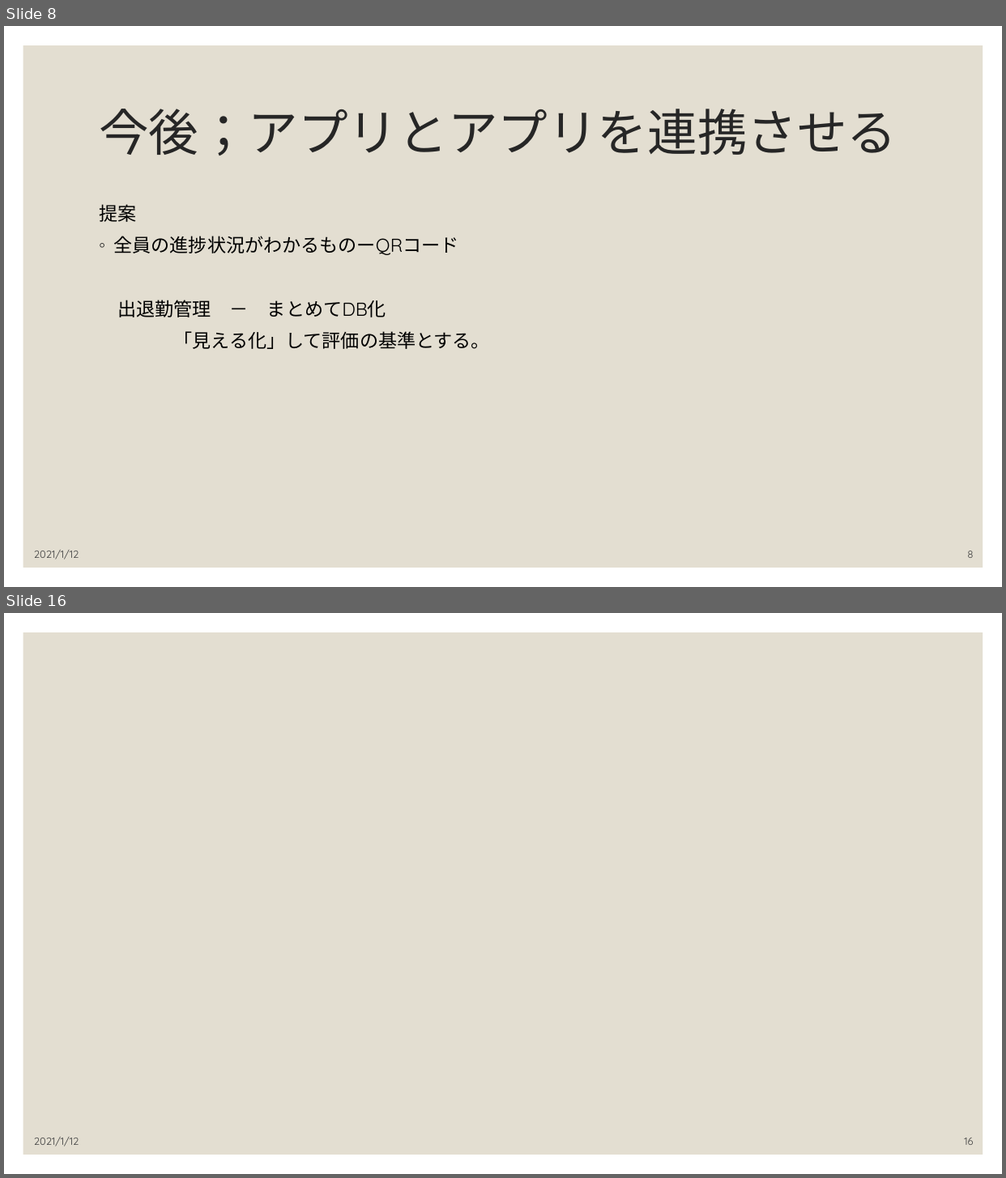
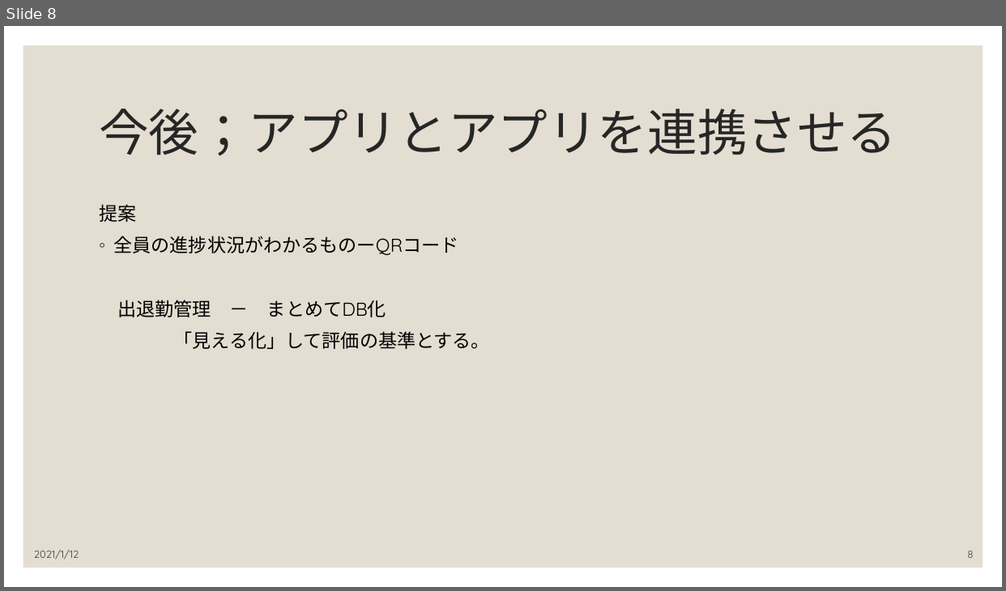
Before and after one commit to karm3104/PolyTech, a slide deck: 事例調査/034780スマート生産チャットボット.pptx. Shown one above the other, each under a label of ours: slides 8 and 16 before the commit, slide 8 after it; the slides between them are not shown. The pictures are 1006x1178 and 1006x591 pixels, drawn with LibreOffice and Linux fonts; fonts in the diff are those of the drawing. Boxes give left, top, right and bottom in pixels: in the first picture for what was removed or moved away, otherwise in the second. Text is boxed around its words. In the diff, an @@ line names an element or a change of style, - is before the commit and + after.

```diff
--- a/事例調査/034780スマート生産チャットボット.pptx
+++ b/事例調査/034780スマート生産チャットボット.pptx
@@ slide 16 removed at (4,613,1002,1174), background #FFFFFF; not listed: 1 template element that a slide beside it also shows @@
@@ text removed at (34,1137,79,1147) @@
-2021/1/12
@@ page number removed at (964,1138,973,1145) @@
-16
```
Also in this commit, not shown: 4 slides changed, 2 slides added, 3 other slides removed, 4 other files.
